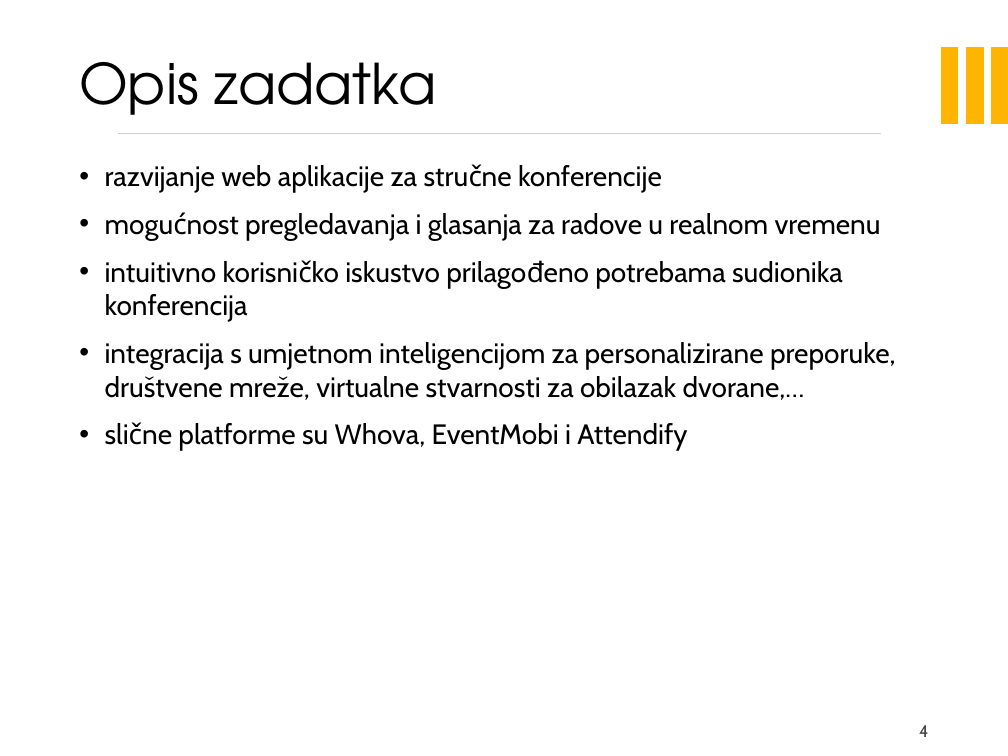
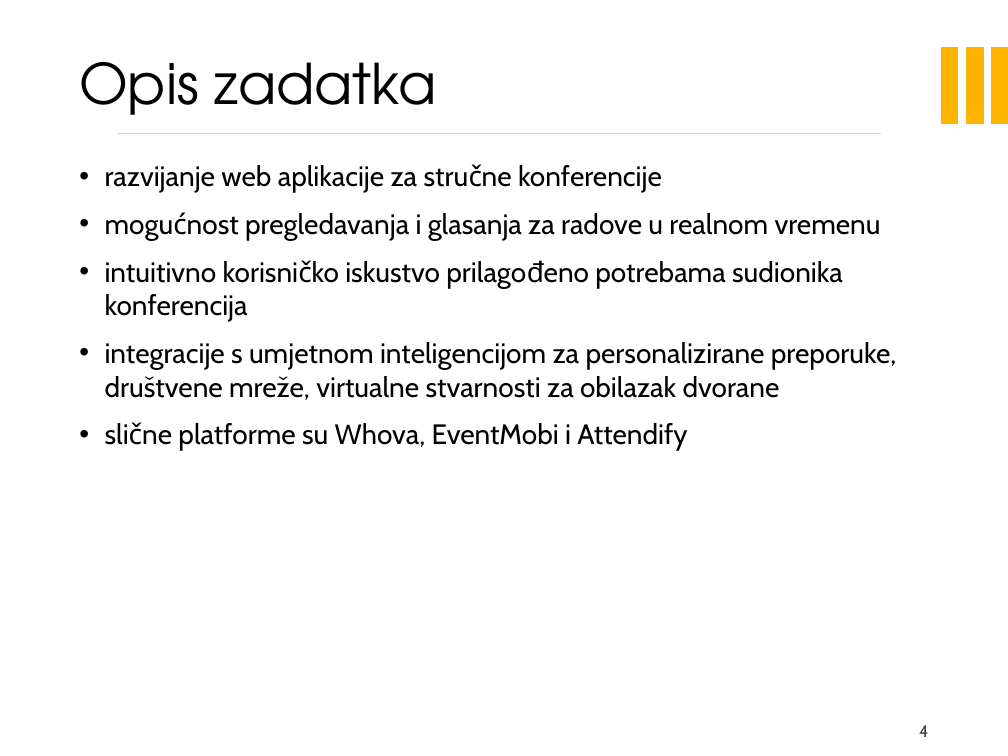
Before and after one commit to doms911/posterized, a slide deck: slide 4 of PROGI_2023_Posterized_prezentacija.pptx. Drawn at 1008x756 pixels with LibreOffice and Linux fonts; fonts in the diff are those of the drawing; background and template pictures are left out. Boxes give left, top, right and bottom in pixels: in the first picture for what was removed or moved away, otherwise in the second. Text is boxed around its words. In the diff, an @@ line names an element or a change of style, - is before the commit and + after.

```diff
--- a/PROGI_2023_Posterized_prezentacija.pptx
+++ b/PROGI_2023_Posterized_prezentacija.pptx
@@ text at [105, 342, 897, 400]: text changed @@
-• integracija s umjetnom inteligencijom za personalizirane preporuke, društvene mreže, virtualne stvarnosti za obilazak dvorane,…
+• integracije s umjetnom inteligencijom za personalizirane preporuke, društvene mreže, virtualne stvarnosti za obilazak dvorane
```
Also in this commit, not shown: 2 other slides changed, 2 slides added, 1 slide removed.
